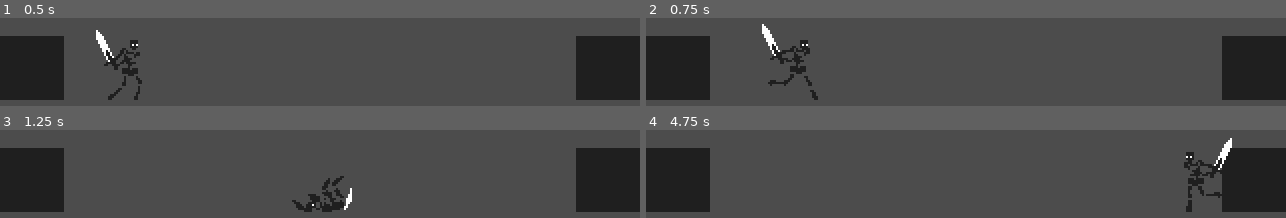
Above: before the commit, frames 1-4 (two rows, left to right).
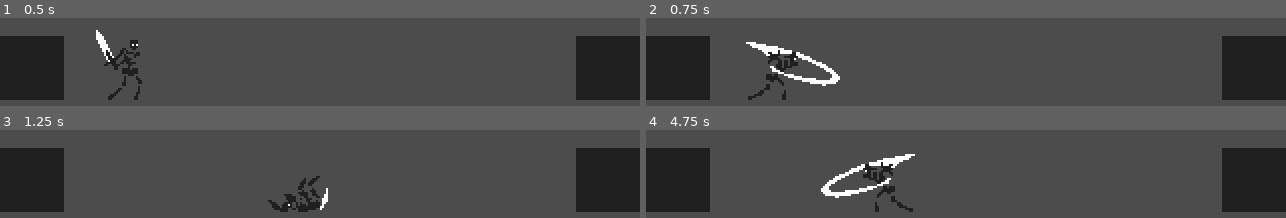
Above: after the commit, the same moments.

Repository: dw3nt/hb-grave-in-godot
Game: Godot game, scene res://Graveyard.tscn
Same seed, same stepped clock (60 frames per second), same inputs: the game is played once before the commit and once after it.
Inputs:
- Up to frame 1 (0.5 s): no input
- Up to frame 2 (0.75 s): hold D (move_right) from 0.53 s (still down); tap K (attack) at 0.6 s
- Up to frame 3 (1.25 s): keep holding D (move_right); tap Space (roll) at 0.8 s
- Up to frame 4 (4.75 s): release D (move_right) at 1.28 s; hold A (move_left) 1.28-2.03 s; tap Space (roll) at 1.35, 2.3, 2.85, 3.8, 4.35 s; tap K (attack) at 1.55, 2.1, 3.05, 3.6, 4.55 s; hold D (move_right) 2.03-3.53 s; hold A (move_left) from 3.53 s (still down)

Frame 1 is identical in both runs. In frame 2, 3.1% of the frame differs, in the area x 15-31%, y 6-94%; in frame 3, 1.9%; in frame 4, 3.8%, in the area x 27-92%, y 9-94%.

Commit message:
finish implementing attack one

Diff:
--- a/Skeleton.gd
+++ b/Skeleton.gd
@@ -27,7 +27,8 @@
 
 
 func process_attack():
-	pass
+	$Anim.play("attack_one")
+	motion.x = lerp(motion.x, 0, 0.25)
 
 
 func process_roll():
@@ -56,6 +57,9 @@
 
 
 func _on_Anim_animation_finished(anim_name):
-	if anim_name == "roll":
-		motion.x = 100 * sign(motion.x)
-		state = State.MOVE
+	match anim_name:
+		"roll":
+			motion.x = 100 * sign(motion.x)
+			state = State.MOVE
+		"attack_one":
+			state = State.MOVE
